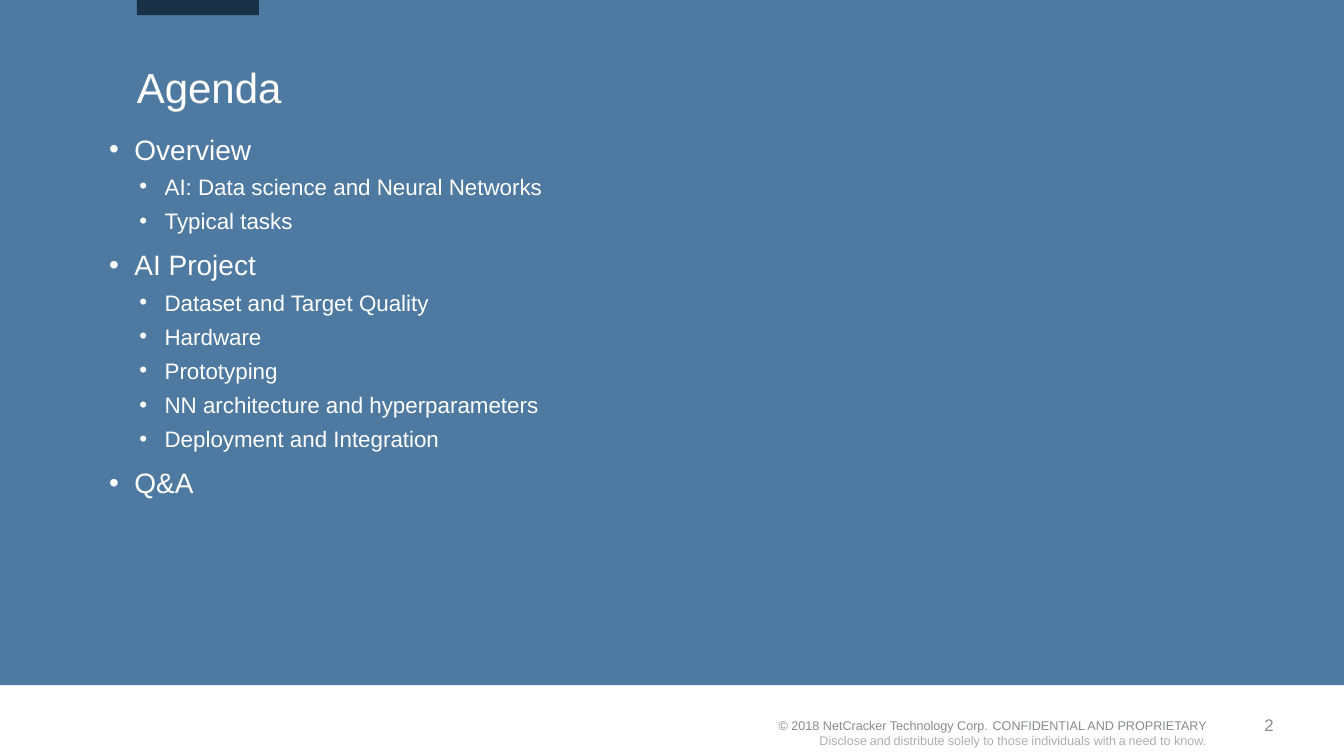
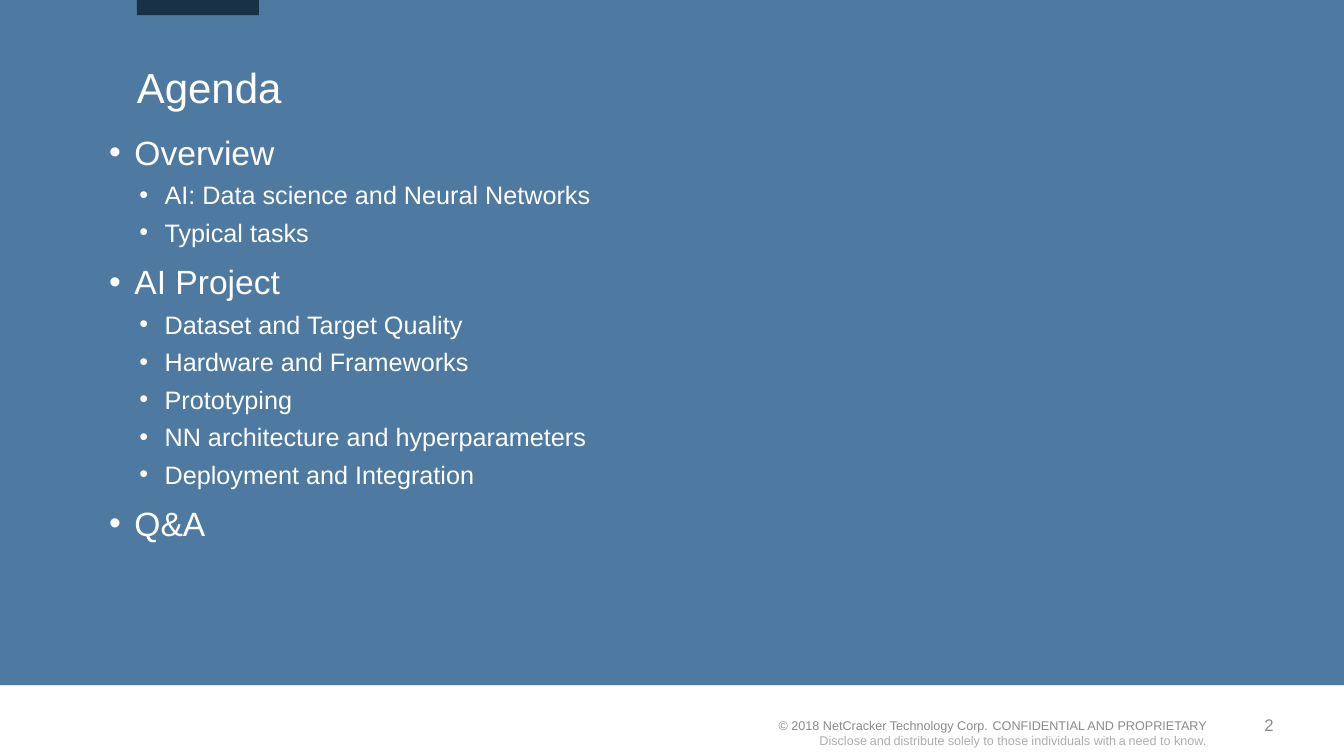
Before and after one commit to kvoloshenko/CLA, a slide deck: slide 2 of CLA_AI_01.pptx. Drawn at 1344x756 pixels with LibreOffice and Linux fonts; fonts in the diff are those of the drawing; background and template pictures are left out. Boxes give left, top, right and bottom in pixels: in the first picture for what was removed or moved away, otherwise in the second. Text is boxed around its words. In the diff, an @@ line names an element or a change of style, - is before the commit and + after.

```diff
--- a/CLA_AI_01.pptx
+++ b/CLA_AI_01.pptx
@@ text at (134,140,590,543): size 20 to 24 pt in "Overview", "AI Project", "Q&A"; size 16 to 18 pt in "AI: Data science and Neural Networks", "Typical tasks", "Dataset and Target Quality", "Prototyping" and 2 more places @@
@@ text at (165,352,469,371): text changed; size 16 to 18 pt @@
-  • Hardware
+  • Hardware and Frameworks
```
Also in this commit, not shown: 1 other file.
